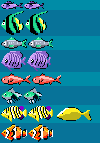
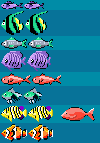
Before/after of a w=100, h=143 layered artwork. What changed in the layer stack:
painted on "Layer 2" over 57, 107, 95, 121
